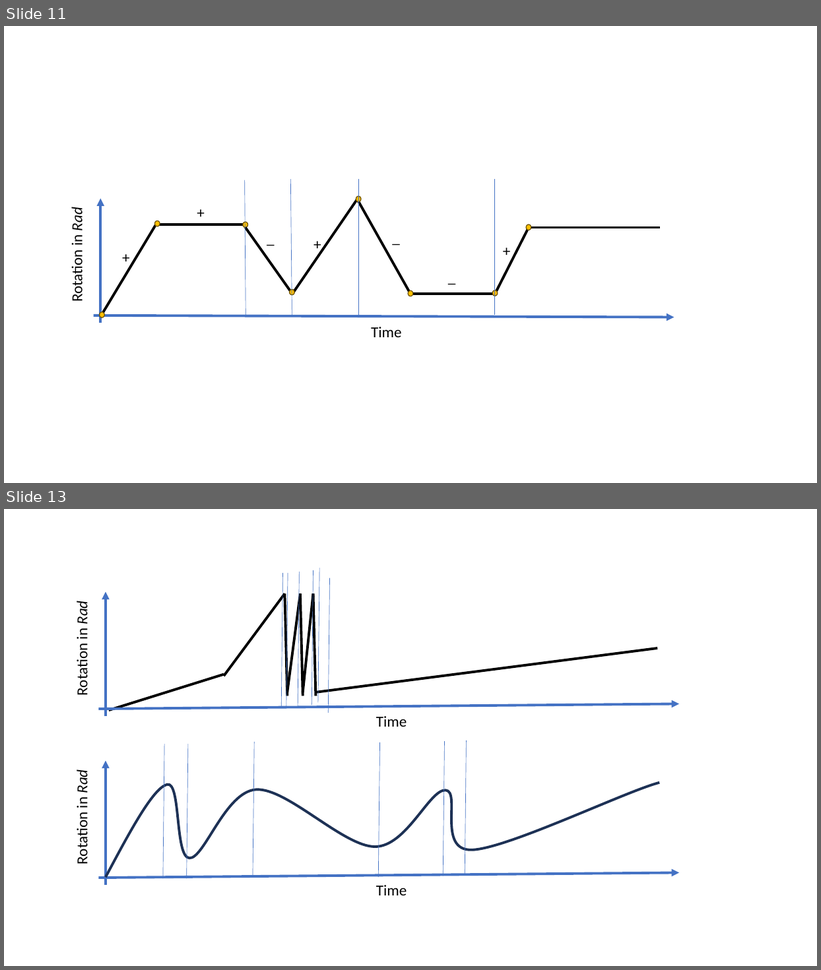
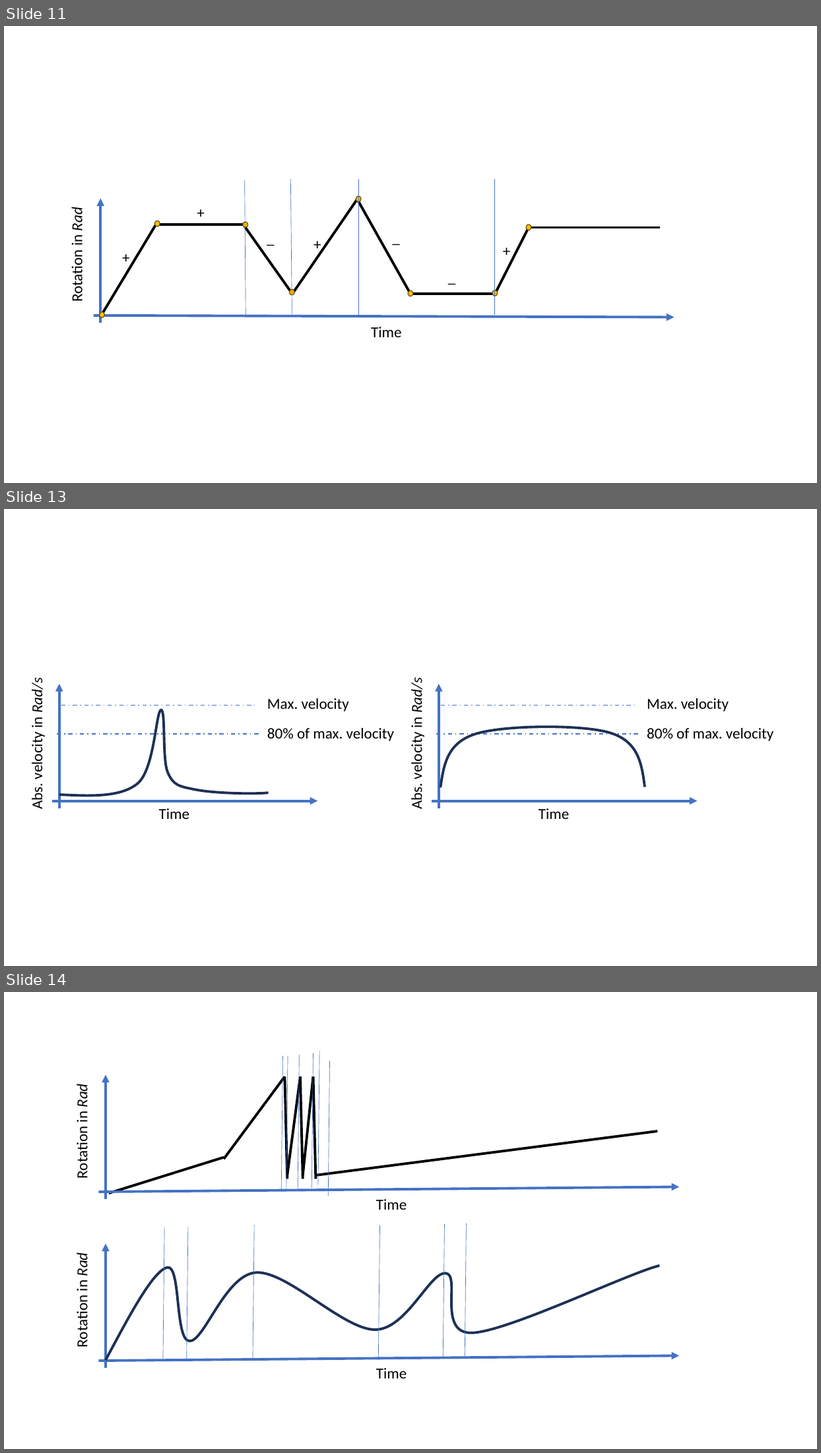
Before and after one commit to JanNalivaika/MASTERS-THESIS, a slide deck: Latex/figures/images.pptx. Shown one above the other, each under a label of ours: slides 11 and 13 before the commit, slides 11, 13 and 14 after it; the slides between them are not shown. The pictures are 821x970 and 821x1453 pixels, drawn with LibreOffice and Linux fonts; fonts in the diff are those of the drawing. Boxes give left, top, right and bottom in pixels: in the first picture for what was removed or moved away, otherwise in the second. Text is boxed around its words. In the diff, an @@ line names an element or a change of style, - is before the commit and + after.

```diff
--- a/Latex/figures/images.pptx
+++ b/Latex/figures/images.pptx
@@ slide 13 added at (4,509,817,966), background #FFFFFF @@
@@ text added at (28,681,46,809), 18 pt, text #000000 @@
+Abs. velocity in Rad/s
@@ arrow added from (59, 809) to (59, 684), #4472C4 3 pt @@
@@ text added at (407,681,426,809), 18 pt, text #000000 @@
+Abs. velocity in Rad/s
@@ arrow added from (439, 809) to (439, 684), #4472C4 3 pt @@
@@ line added from (61, 706) to (255, 706), #4472C4 1.25 pt dashed @@
@@ text added at (267,698,349,712), 18 pt, text #000000 @@
+Max. velocity
@@ line added from (441, 706) to (635, 706), #4472C4 1.25 pt dashed @@
@@ text added at (647,698,729,712), 18 pt, text #000000 @@
+Max. velocity
@@ freeform shape added at (59,710,269,795), outline #1E3256 3 pt @@
@@ line added from (56, 734) to (259, 734), #4472C4 1.25 pt dashed @@
@@ text added at (267,728,394,741), 18 pt, text #000000 @@
+80% of max. velocity
@@ line added from (436, 734) to (639, 734), #4472C4 1.25 pt dashed @@
@@ freeform shape added at (441,727,645,788), outline #1E3256 3 pt @@
@@ text added at (647,728,774,741), 18 pt, text #000000 @@
+80% of max. velocity
@@ arrow added from (52, 801) to (318, 801), #4472C4 3 pt @@
@@ arrow added from (432, 801) to (698, 801), #4472C4 3 pt @@
@@ text added at (159,809,189,819), 18 pt, text #000000 @@
+Time
@@ text added at (539,809,569,819), 18 pt, text #000000 @@
+Time
@@ what was slide 13 is now slide 14 @@
```
Also in this commit, not shown: 1 slide changed, 2 other slides added, 17 other files.
